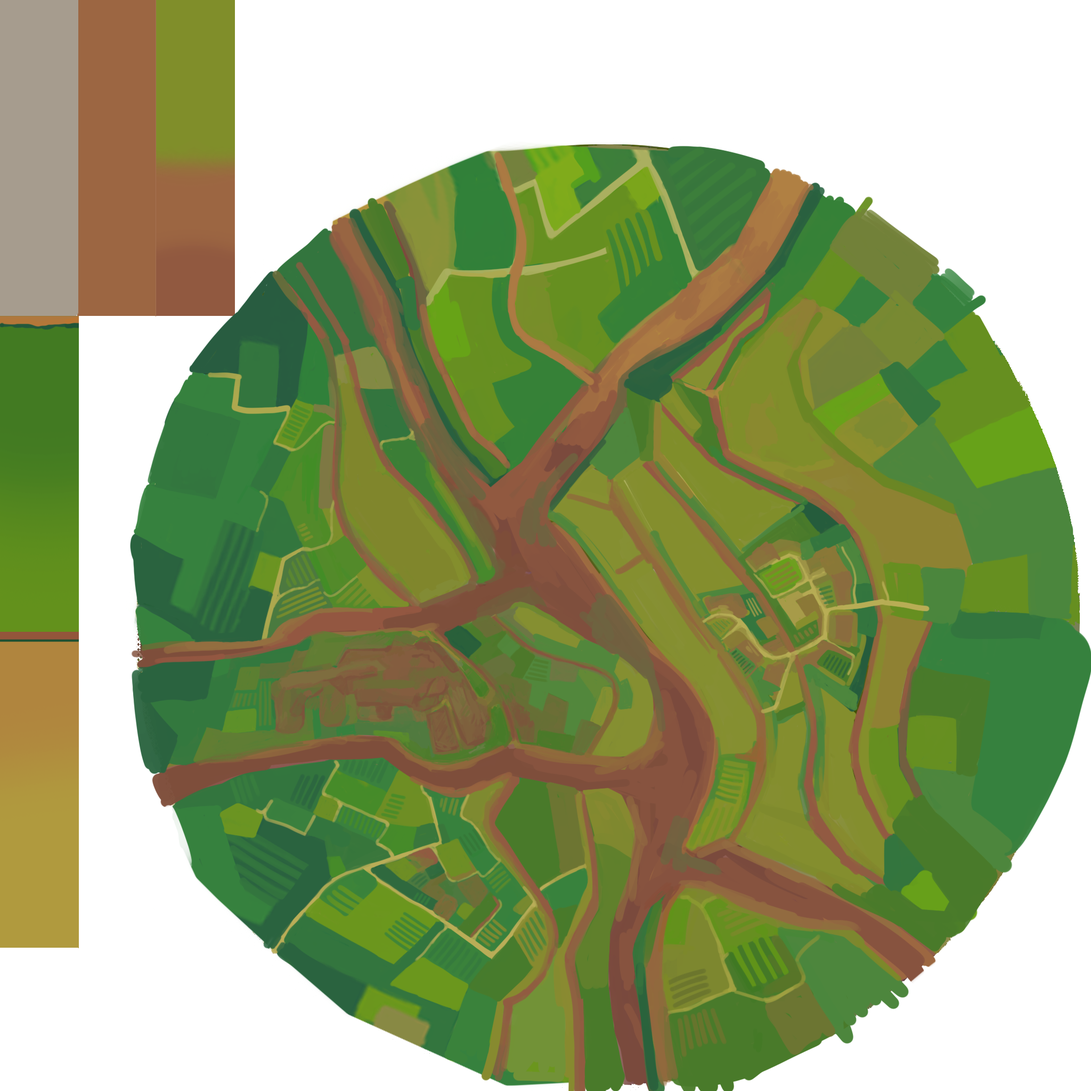
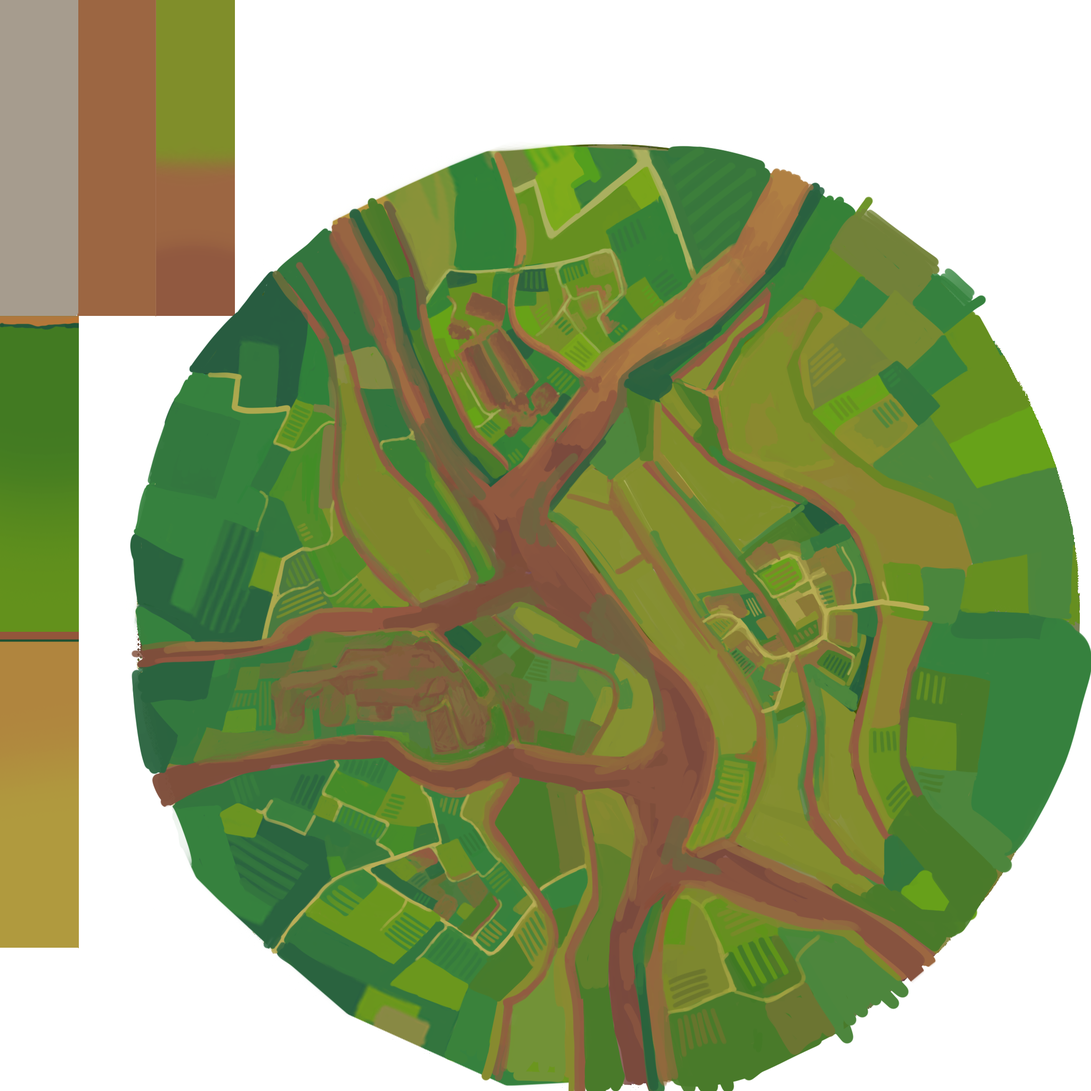
Layered file, before and after one edit (1091 x 1091). Changes by layer:
painted on "Calque 12" over bbox(379, 157, 980, 962)
